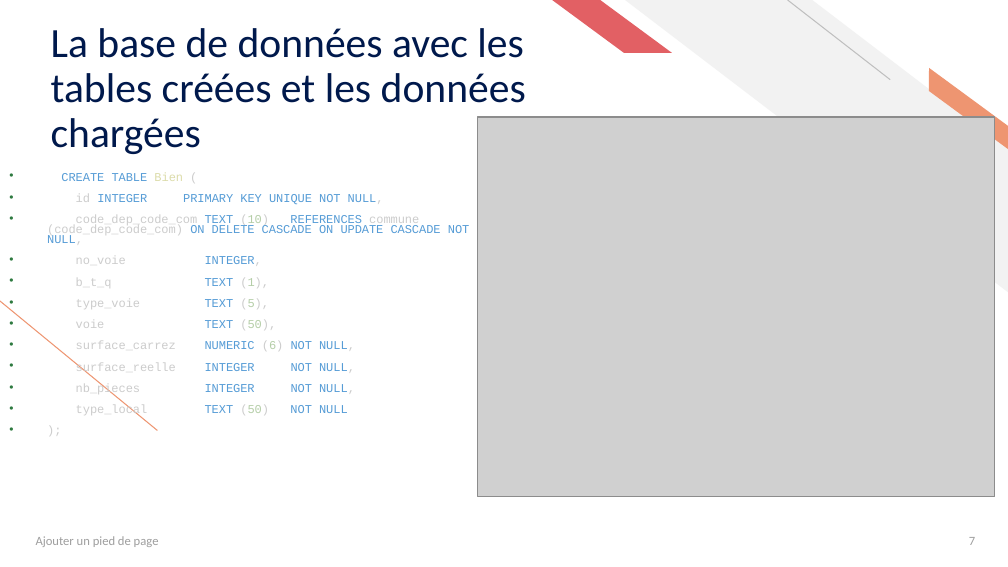
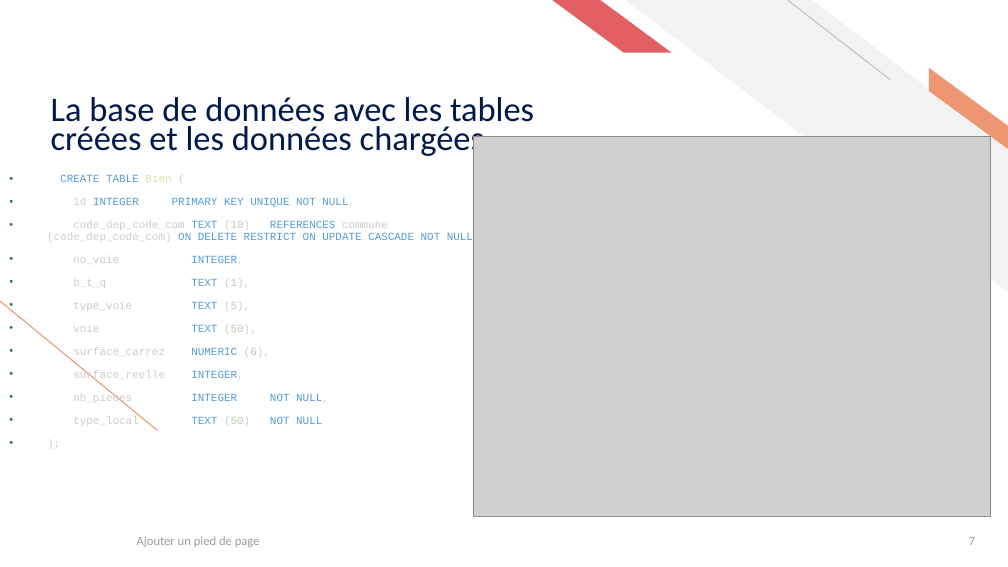
Before and after one commit to ziedbelhocine/Cours-OC, a slide deck: slide 7 of Data_Analyst/Projet_5/Présentation_P5+DA.pptx. Drawn at 1008x567 pixels with LibreOffice and Linux fonts; fonts in the diff are those of the drawing; grey boxes stand for pictures. Boxes give left, top, right and bottom in pixels: in the first picture for what was removed or moved away, otherwise in the second. Text is boxed around its words. In the diff, an @@ line names an element or a change of style, - is before the commit and + after.

```diff
--- a/Data_Analyst/Projet_5/Présentation_P5+DA.pptx
+++ b/Data_Analyst/Projet_5/Présentation_P5+DA.pptx
@@ title "La base de données avec ..." at [51, 97, 534, 158]: size 29.7 to 24.6 pt; line spacing 0.9 to 0.7 @@
@@ picture: place and size @@
-picture at [478, 117, 995, 497]
+picture at [474, 137, 991, 517]
@@ text at [60, 174, 355, 426]: size 8.6 to 7.8 pt in "CREATE TABLE Bien (", "id INTEGER PRIMARY KEY UNIQUE NOT NULL,", "no_voie INTEGER,", "b_t_q TEXT (1)," and 5 more places; line spacing 0.7 to 0.9 @@
@@ text at [47, 220, 480, 243]: text changed; size 8.6 to 7.8 pt @@
-• code_dep_code_com TEXT (10) REFERENCES commune (code_dep_code_com) ON DELETE CASCADE ON UPDATE CASCADE NOT NULL,
+• code_dep_code_com TEXT (10) REFERENCES commune (code_dep_code_com) ON DELETE RESTRICT ON UPDATE CASCADE NOT NULL,
@@ text at [73, 347, 270, 381]: text changed; size 8.6 to 7.8 pt @@
-• surface_carrez NUMERIC (6) NOT NULL,
-• surface_reelle INTEGER NOT NULL,
+• surface_carrez NUMERIC (6),
+• surface_reelle INTEGER,
@@ text "Ajouter un pied de page" at [137, 536, 260, 547]: alignment left to centre @@
```
Also in this commit, not shown: 18 other slides changed, 5 other files.
